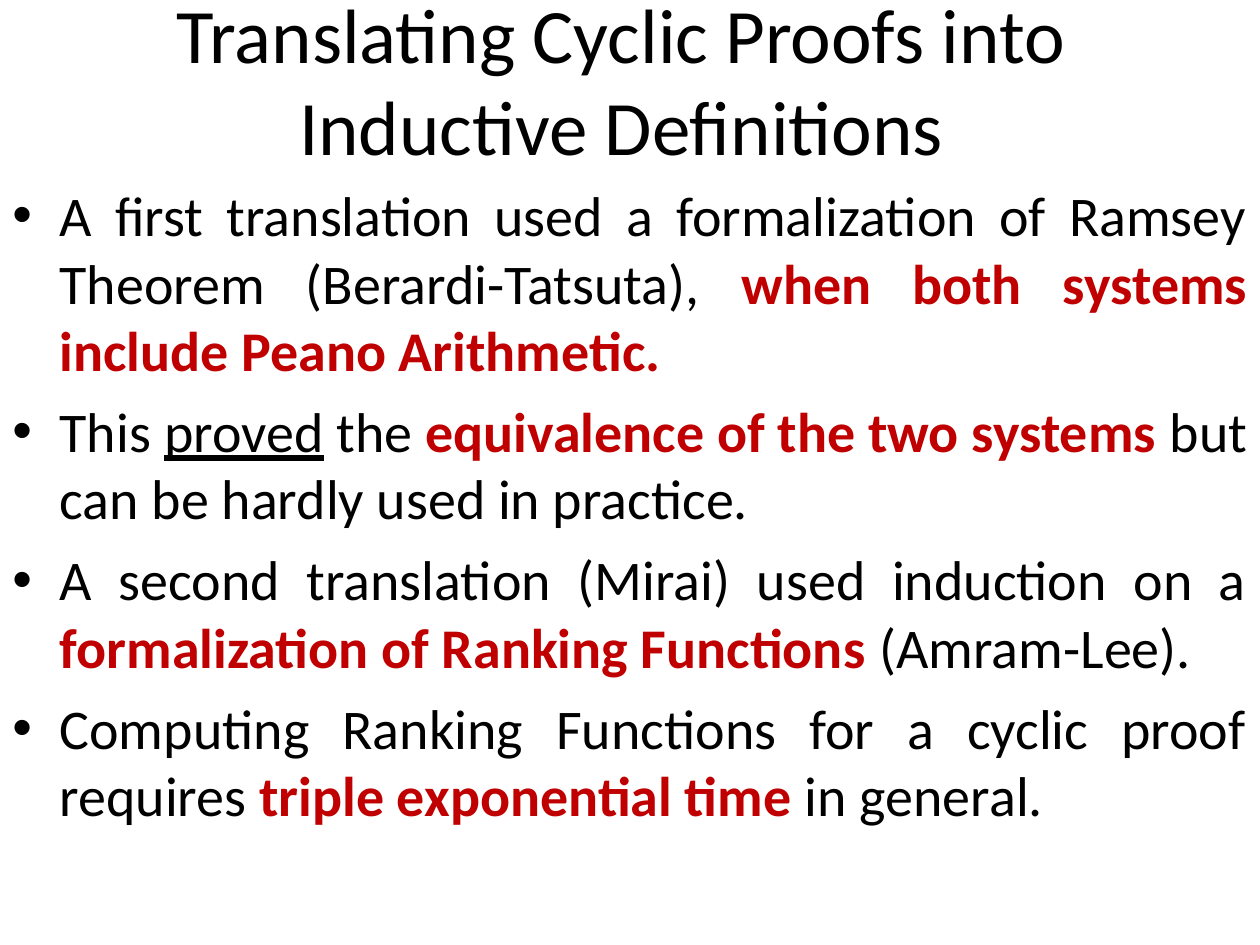
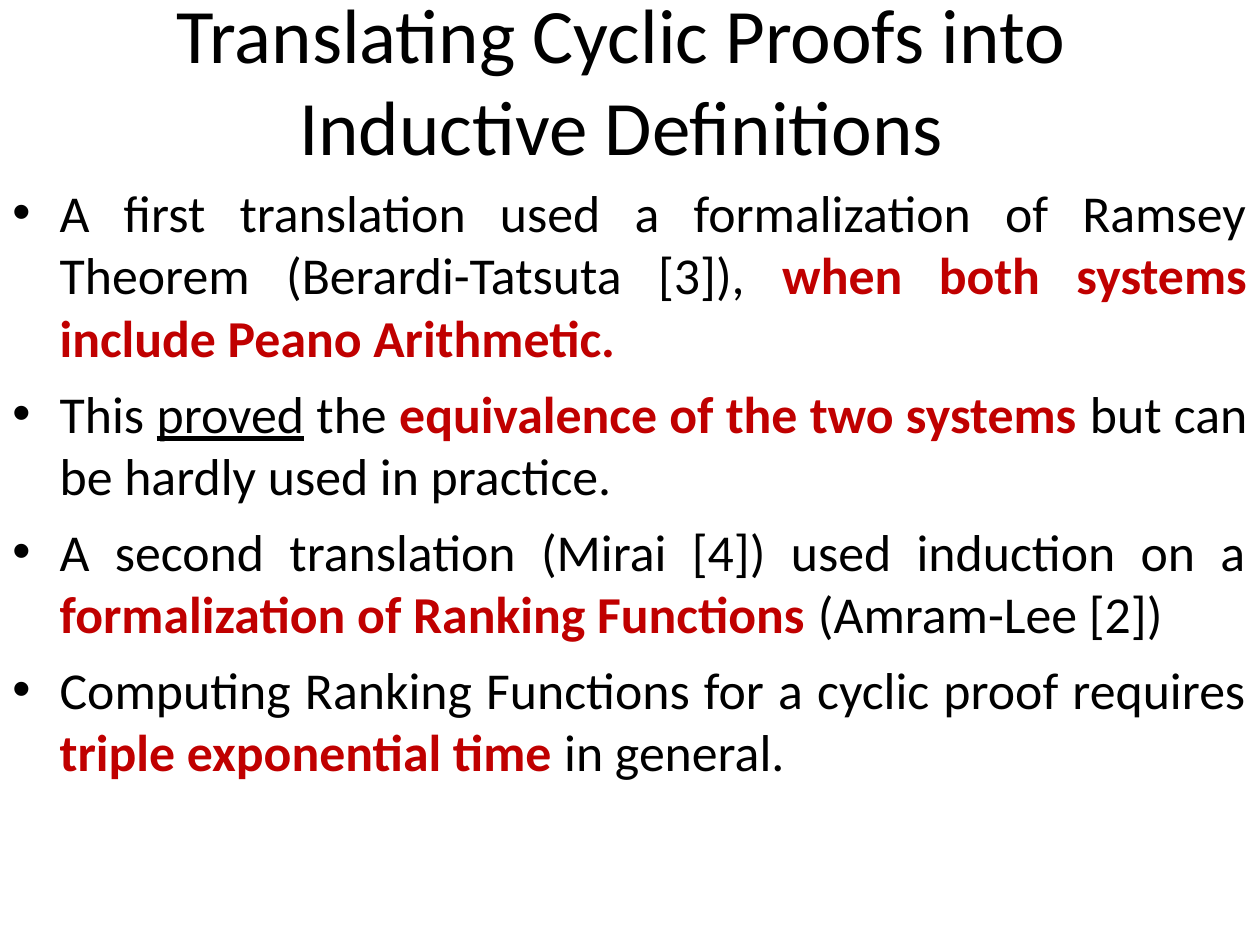
Before and after one commit to stefanoangeloberardi/GTC-injective, a slide deck: slide 3 of PDF/20260219-FUEFUKI24-Isawa Onsen-Injectivity-Slides.ppt. Drawn at 1260x945 pixels with LibreOffice and Linux fonts; fonts in the diff are those of the drawing. Boxes give left, top, right and bottom in pixels: in the first picture for what was removed or moved away, otherwise in the second. Text is boxed around its words. In the diff, an @@ line names an element or a change of style, - is before the commit and + after.

```diff
--- a/PDF/20260219-FUEFUKI24-Isawa Onsen-Injectivity-Slides.ppt
+++ b/PDF/20260219-FUEFUKI24-Isawa Onsen-Injectivity-Slides.ppt
@@ text at bbox=[60, 196, 1246, 358]: text changed; size 32 to 29.6 pt @@
-• A first translation used a formalization of Ramsey Theorem (Berardi-Tatsuta), when both systems include Peano Arithmetic.
+• A first translation used a formalization of Ramsey Theorem (Berardi-Tatsuta [3]), when both systems include Peano Arithmetic.
@@ text at bbox=[60, 396, 1247, 780]: size 32 to 29.6 pt in "This proved the equivalence of the two ...", "Computing Ranking Functions for a cyclic proof ..." @@
@@ text at bbox=[60, 533, 1245, 642]: text changed; size 32 to 29.6 pt @@
-• A second translation (Mirai) used induction on a formalization of Ranking Functions (Amram-Lee).
+• A second translation (Mirai [4]) used induction on a formalization of Ranking Functions (Amram-Lee [2])
```
Also in this commit, not shown: 1 other slide changed, 1 slide added.
